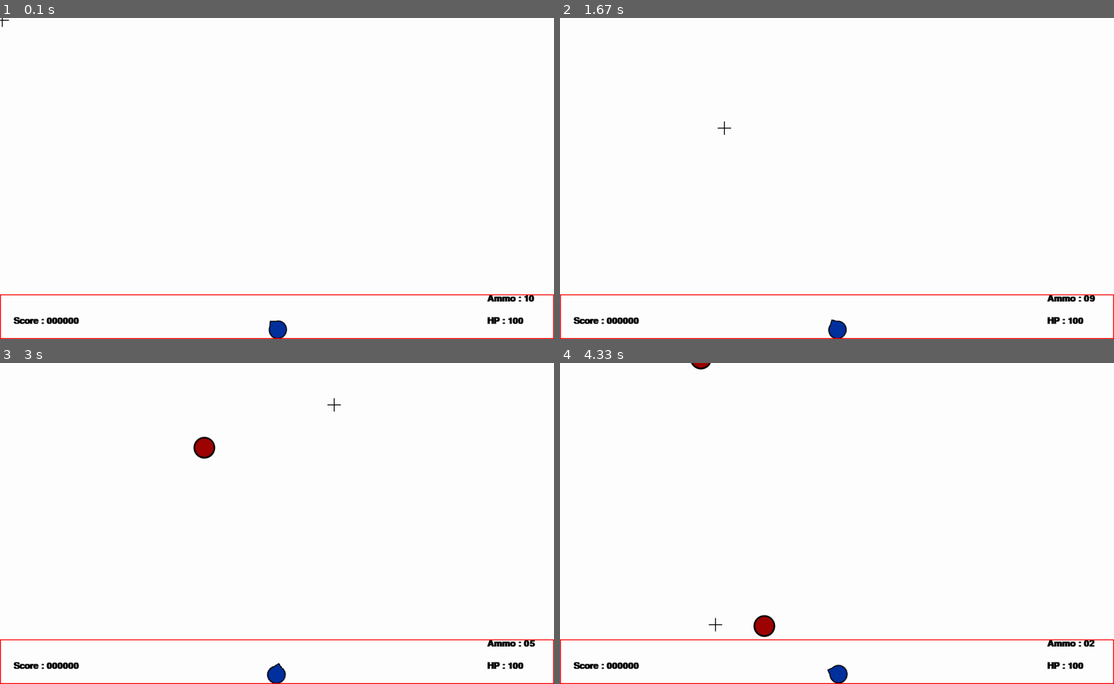
Above: before the commit, frames 1-4 (two rows, left to right).
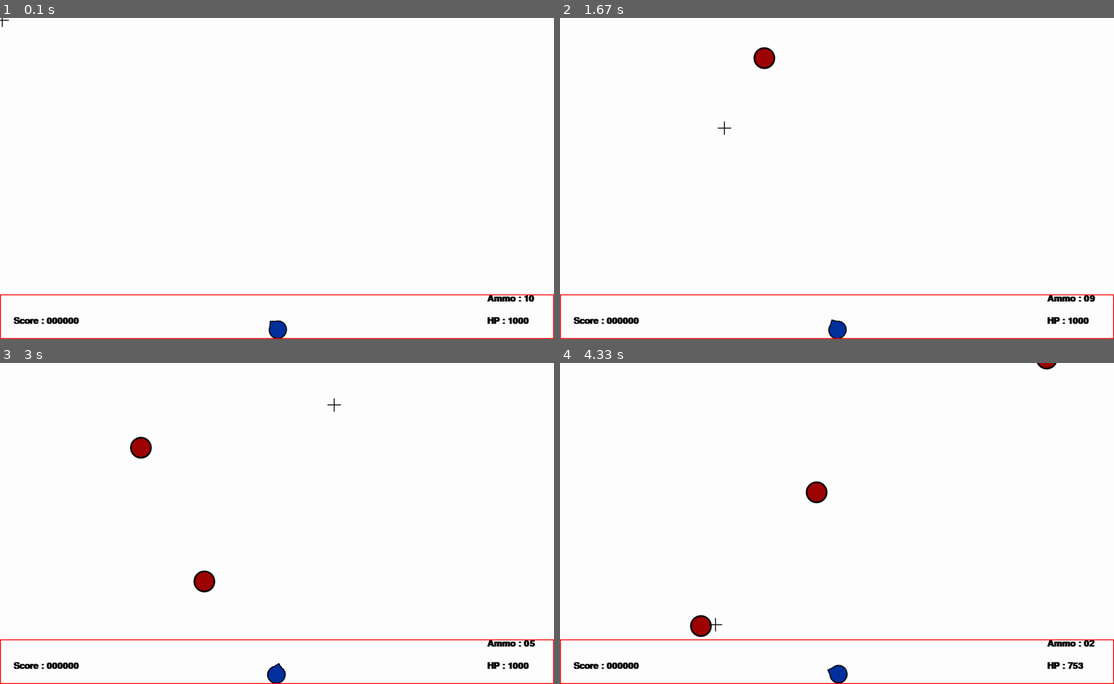
Above: after the commit, the same moments.

Repository: fanagiannis/DECK-COMMANDER
Game: pygame game, started from Game.py
Same seed, same stepped clock (60 frames per second), same inputs: the game is played once before the commit and once after it.
Inputs (mouse positions are in pixels of both pictures, inside the frame that each line leads up to):
- Up to frame 1 (0.1 s): no input
- Up to frame 2 (1.67 s): press the mouse at (704, 181) at 0.37 s; move the mouse to (798, 213) at 0.47 s; release the mouse at (892, 249) at 0.6 s; hold F 0.67-1.13 s; click (643, 297) at 0.75 s; hold R 1.17-1.63 s; click (726, 127) at 1.25 s
- Up to frame 3 (3 s): press the mouse at (144, 526) at 1.7 s; move the mouse to (116, 510) at 1.8 s; release the mouse at (88, 491) at 1.93 s; press the mouse at (204, 456) at 2.03 s; move the mouse to (243, 549) at 2.13 s; release the mouse at (282, 642) at 2.27 s; press the mouse at (204, 456) at 2.37 s; move the mouse to (315, 545) at 2.47 s; release the mouse at (432, 639) at 2.6 s; press the mouse at (204, 545) at 2.7 s; move the mouse to (265, 475) at 2.8 s; release the mouse at (332, 404) at 2.93 s
- Up to frame 4 (4.33 s): press the mouse at (698, 456) at 3.03 s; move the mouse to (704, 520) at 3.13 s; release the mouse at (704, 581) at 3.27 s; press the mouse at (814, 369) at 3.37 s; move the mouse to (809, 497) at 3.47 s; release the mouse at (803, 623) at 3.6 s; press the mouse at (698, 545) at 3.7 s; move the mouse to (709, 584) at 3.8 s; release the mouse at (715, 626) at 3.93 s; tap F at 4 s

The runs differ from the first frame. In frame 1, less than 0.1% of the frame differs, in the area x 94-96%, y 93-96%; in frame 2, 0.2%; in frame 3, 0.7%; in frame 4, 0.8%, in the area x 23-95%, y 0-96%.

Commit message:
GAME V0.1 WORKING GAME (PRE ALPHA)

Diff:
--- a/Game.py
+++ b/Game.py
@@ -53,7 +53,7 @@
     ammo_message_text = "Ammo : " + ammo_live
     ammo_no_message_text = "OUT OF AMMO! "
 
-    if hitbox.hp>0:
+    if hitbox.dead==False:
         Target_spawn.group.draw(DISPLAY_WINDOW)
     else:
         Target_spawn.group.empty()
@@ -74,18 +74,20 @@
 
     #PLAYER HP
 
-    if P.hp>0:
+    if hitbox.dead==False:
         Ally_Hit=pygame.sprite.spritecollide(hitbox,Target_spawn.group,True)
         if Ally_Hit:
-            hitbox.hp-=20
+            hitbox.hp-=Target_Damage
         pass
 
     #UPDATE
-
-    ADS.update()
-    P.update()
+    if hitbox.IsRepairing==False:
+        ADS.update()
+        if hitbox.dead==False:
+            P.update()
+    else:
+        print("IMMOBILIZED")
     Target_spawn.update()
-
     hitbox.update()
 
 def fire():
@@ -116,15 +118,17 @@
             sys.exit(0)
     if event.type == MOUSEBUTTONUP:
         if event.button == 1:       #LEFT CLICK
-            ADS.fire()
-            fire()
+            if hitbox.dead==False:
+                ADS.fire()
+                fire()
     if event.type == KEYDOWN:
         pressed_key=pygame.key.get_pressed()
         if pressed_key[K_TAB]:
             pygame.quit()
             sys.exit(0)
         if pressed_key[K_r]:
-            reload()
+            if hitbox.dead==False:
+                reload()
         if pressed_key[K_f]:
             pass
 
--- a/Hitbox.py
+++ b/Hitbox.py
@@ -7,24 +7,38 @@
 class Hitbox():
     def __init__(self,a,b):
         self.rect=pygame.Rect(0,a-100,b,100)
-        self.hp=100
+        self.base_hp=1000
+        self.hp=self.base_hp
         self.IsRepairing=False
+        self.dead=False
+        self.repair_time=3000
 
     def repair(self):
         pressed_key=pygame.key.get_pressed()
 
-        if pressed_key[K_f]:
-            if self.hp<100:
-                self.IsRepairing=True
-                print(self.IsRepairing)
+        if self.dead==False:
+            if pressed_key[K_f]:
+                if self.repair_time>0:
+                    if self.hp<self.base_hp:
+                        self.IsRepairing=True
+                    else:
+                        self.IsRepairing=False
+                    if self.IsRepairing:
+                        self.hp+=1
+                        self.repair_time-=1
+                else:
+                    self.repair_time=3000
             else:
                 self.IsRepairing=False
-            if self.IsRepairing:
-                self.hp+=0.1
-            print(self.IsRepairing)
-            pass
+
+    def check_if_dead(self):
+        if self.hp>0:
+            self.dead=False
+        else:
+            self.dead=True
 
     def update(self):
+        self.check_if_dead()
         self.repair()
         pygame.draw.rect(DISPLAY_WINDOW,COLOR_RED,self.rect,2)
         pygame.display.flip()
--- a/Variables.py
+++ b/Variables.py
@@ -16,11 +16,10 @@
 
 hitbox = Hitbox(DISPLAY_HEIGHT,DISPLAY_WIDTH)
 
-spawn_time=120
-Target_spawn=Spawner(120)
+spawn_time=60
+Target_spawn=Spawner(60)
 
-Target_hit=0
-
+Target_Damage=250
 
 #global score_message_pos,lives_message_pos,game_over_message_pos,ammo_message_pos, ammo_no_message_pos
 score_message_pos=(30,DISPLAY_HEIGHT-50)
